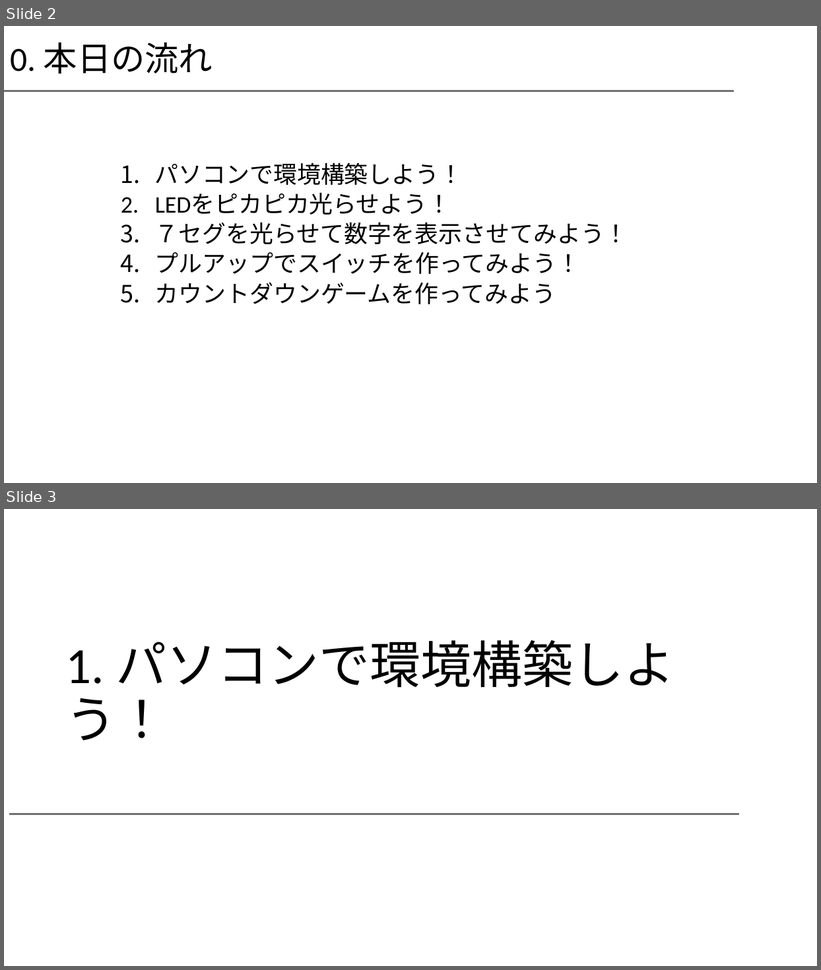
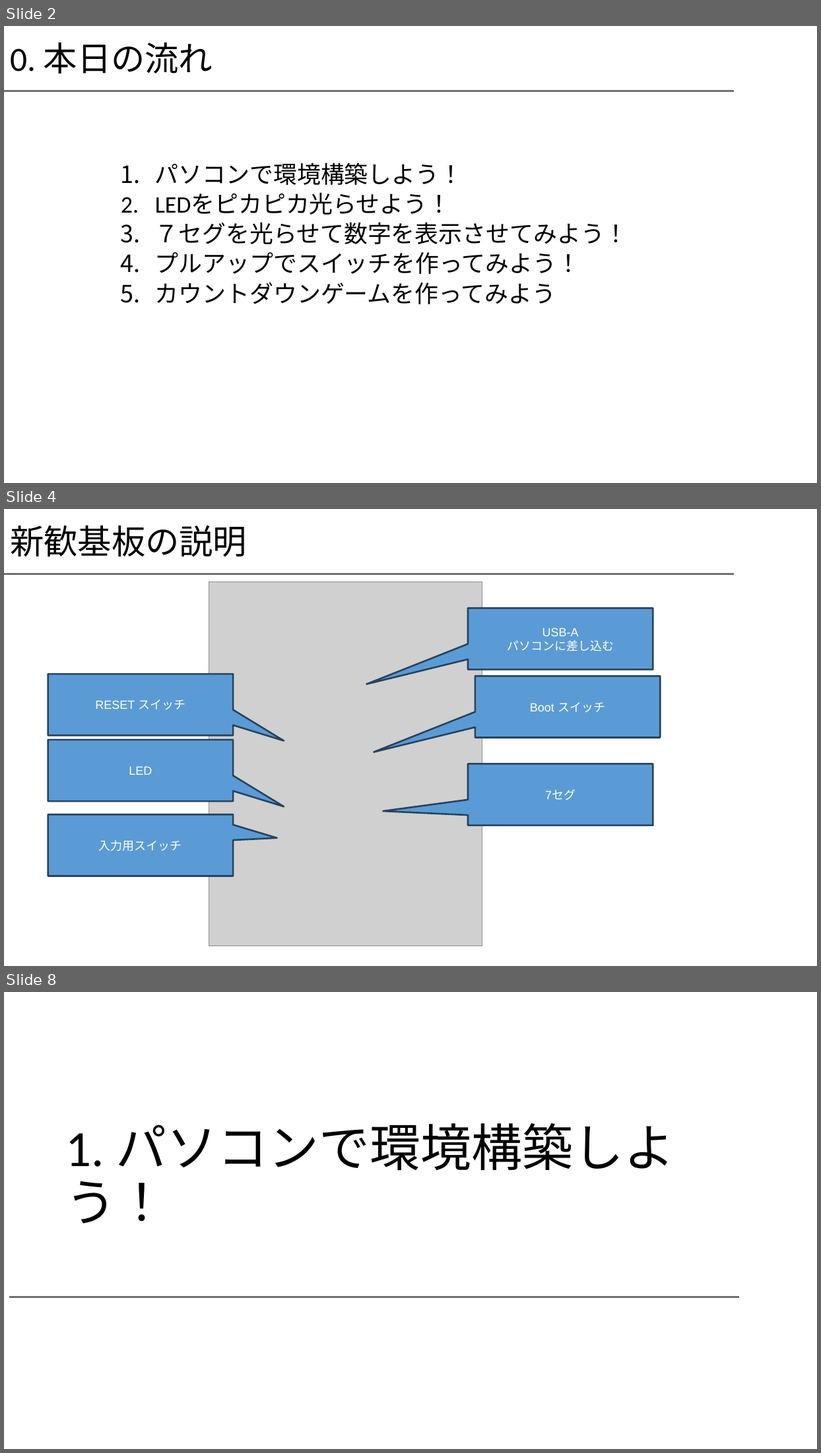
Before and after one commit to 308029/shinkan, a slide deck: 新歓スライド.pptx. Shown one above the other, each under a label of ours: slides 2 and 3 before the commit, slides 2, 4 and 8 after it; the slides between them are not shown. The pictures are 821x970 and 821x1453 pixels, drawn with LibreOffice and Linux fonts; fonts in the diff are those of the drawing; grey boxes stand for pictures; background and template pictures are left out. Boxes give left, top, right and bottom in pixels: in the first picture for what was removed or moved away, otherwise in the second. Text is boxed around its words. In the diff, an @@ line names an element or a change of style, - is before the commit and + after.

Commit message:
基板の説明等を追加

```diff
--- a/新歓スライド.pptx
+++ b/新歓スライド.pptx
@@ slide 4 added at (4,509,817,966), background #FFFFFF; not listed: 1 template element that a slide beside it also shows @@
@@ title added at (10,525,247,557), 40 pt, text #000000 @@
+新歓基板の説明
@@ picture added at (209,582,482,947) @@
@@ speech box added at (468,609,653,670), fill #5B9BD5, outline #28445D 2 pt, 14 pt, text #FFFFFF @@
+USB-A
+パソコンに差し込む
@@ speech box added at (48,674,233,736), fill #5B9BD5, outline #28445D 2 pt, 14 pt, text #FFFFFF @@
+RESET スイッチ
@@ speech box added at (475,676,660,738), fill #5B9BD5, outline #28445D 2 pt, 14 pt, text #FFFFFF @@
+Boot スイッチ
@@ speech box added at (48,740,233,802), fill #5B9BD5, outline #28445D 2 pt, 14 pt, text #FFFFFF @@
+LED
@@ speech box added at (468,764,653,826), fill #5B9BD5, outline #28445D 2 pt, 14 pt, text #FFFFFF @@
+7セグ
@@ speech box added at (48,815,233,876), fill #5B9BD5, outline #28445D 2 pt, 14 pt, text #FFFFFF @@
+入力用スイッチ
@@ what was slide 3 is now slide 8 @@
```
Also in this commit, not shown: 4 other slides added.
